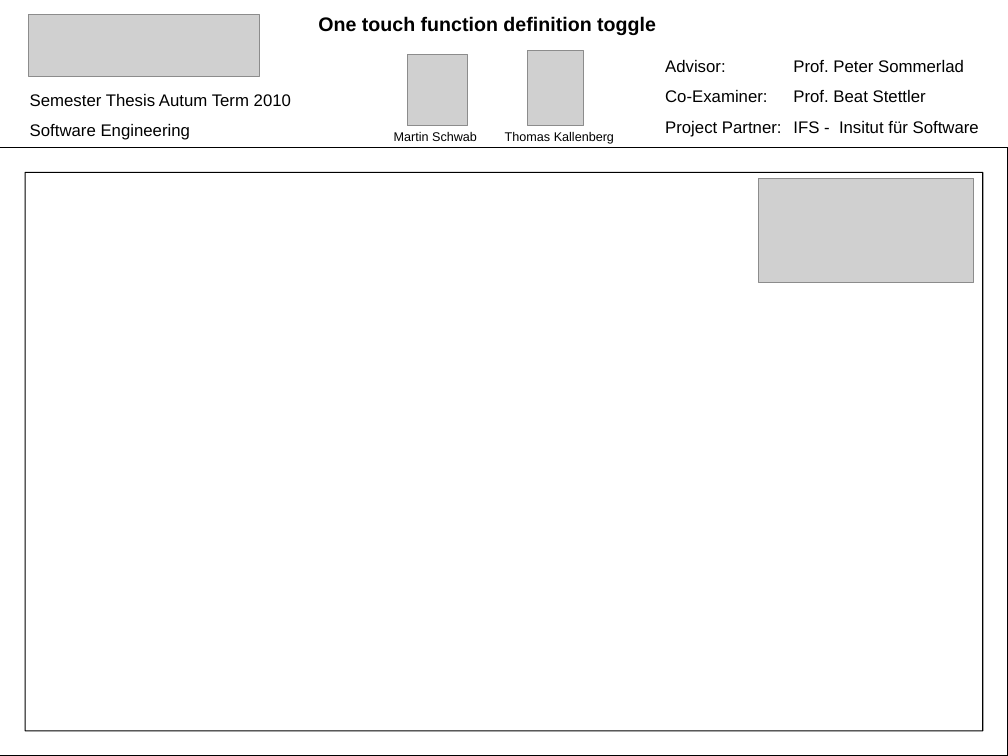
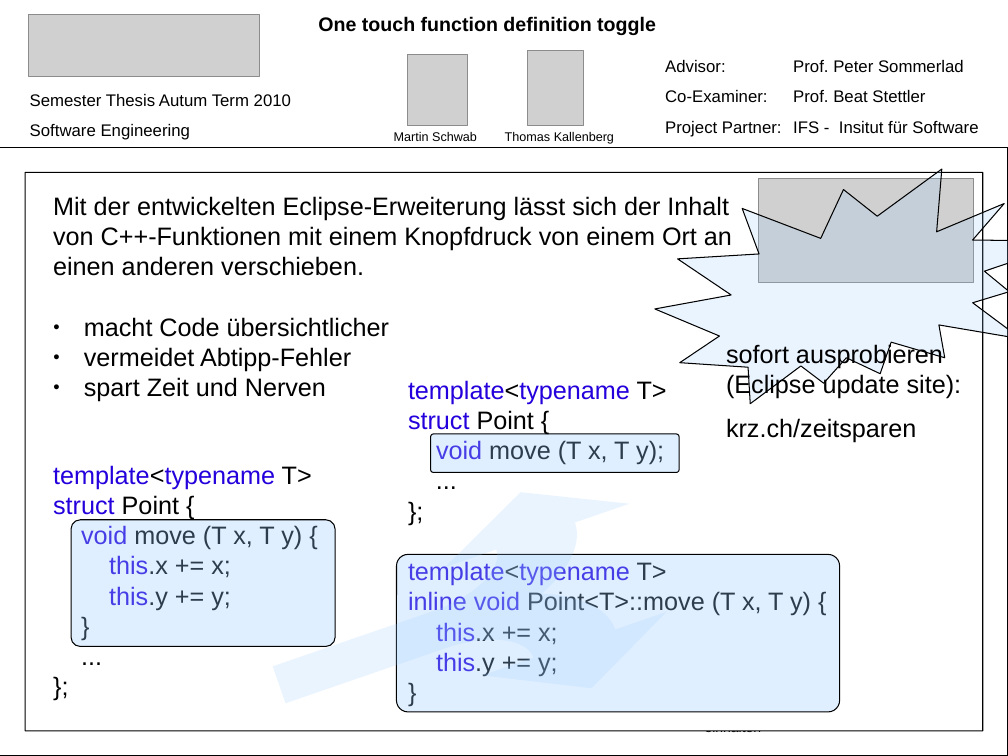
Before and after one commit to martinaders/cdtRefactoring, a slide deck: slide 1 of ch.hsr.eclipse.doc/poster/Toggle_Refactoring_Poster.ppt. Drawn at 1008x756 pixels with LibreOffice and Linux fonts; fonts in the diff are those of the drawing; grey boxes stand for pictures. Boxes give left, top, right and bottom in pixels: in the first picture for what was removed or moved away, otherwise in the second. Text is boxed around its words. In the diff, an @@ line names an element or a change of style, - is before the commit and + after.

Commit message:
Add poster content.

```diff
--- a/ch.hsr.eclipse.doc/poster/Toggle_Refactoring_Poster.ppt
+++ b/ch.hsr.eclipse.doc/poster/Toggle_Refactoring_Poster.ppt
@@ irregular seal added at box(655, 169, 1008, 404), fill #99CCFF at 20% opacity, outline #000000 0.74 pt @@
@@ text added at box(53, 196, 732, 402), 18 pt, text #000000 @@
+Mit der entwickelten Eclipse-Erweiterung lässt sich der Inhalt von C++-Funktionen mit einem Knopfdruck von einem Ort an einen anderen verschieben.
+● macht Code übersichtlicher
+● vermeidet Abtipp-Fehler
+● spart Zeit und Nerven
@@ text added at box(726, 343, 962, 443), 18 pt, text #000000 @@
+sofort ausprobieren (Eclipse update site):
+krz.ch/zeitsparen
@@ text added at box(408, 380, 811, 676), 18 pt, text #000000 @@
+template<typename T>
+struct Point {
+void move (T x, T y);
+...
+};
+template<typename T>
+inline void Point<T>::move (T x, T y) {
+this.x += x;
+this.y += y;
+}
@@ rounded rectangle added at box(430, 434, 679, 473), fill #99CCFF at 30% opacity, outline #000000 0.74 pt @@
@@ text in rectangle at box(842, 441, 870, 443): text added @@
+ca. 57 cm
@@ text added at box(53, 465, 312, 610), 18 pt, text #000000 @@
+template<typename T>
+struct Point {
+void move (T x, T y) {
+this.x += x;
+this.y += y;
+}
+...
+};
@@ freeform shape added at box(246, 460, 683, 756), fill #99CCFF at 20% opacity @@
@@ rounded rectangle added at box(71, 520, 335, 647), fill #99CCFF at 30% opacity, outline #000000 0.74 pt @@
@@ rounded rectangle added at box(396, 554, 840, 712), fill #99CCFF at 30% opacity, outline #000000 0.74 pt @@
@@ text added at box(705, 687, 863, 732), 10 pt, text #000000 @@
+Bitte jeweils einen Rand
+von 3 cm zur Posterkante
+einhalten
```
